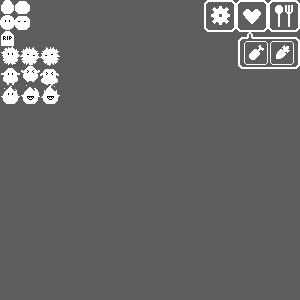
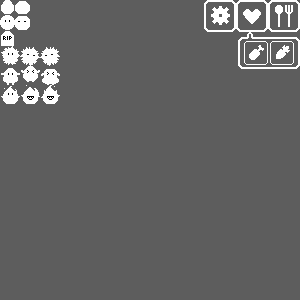
Comparing the layer stacks of the two 300 × 300 images. Changes:
painted on "레이어 14" over [40,69,60,85]
